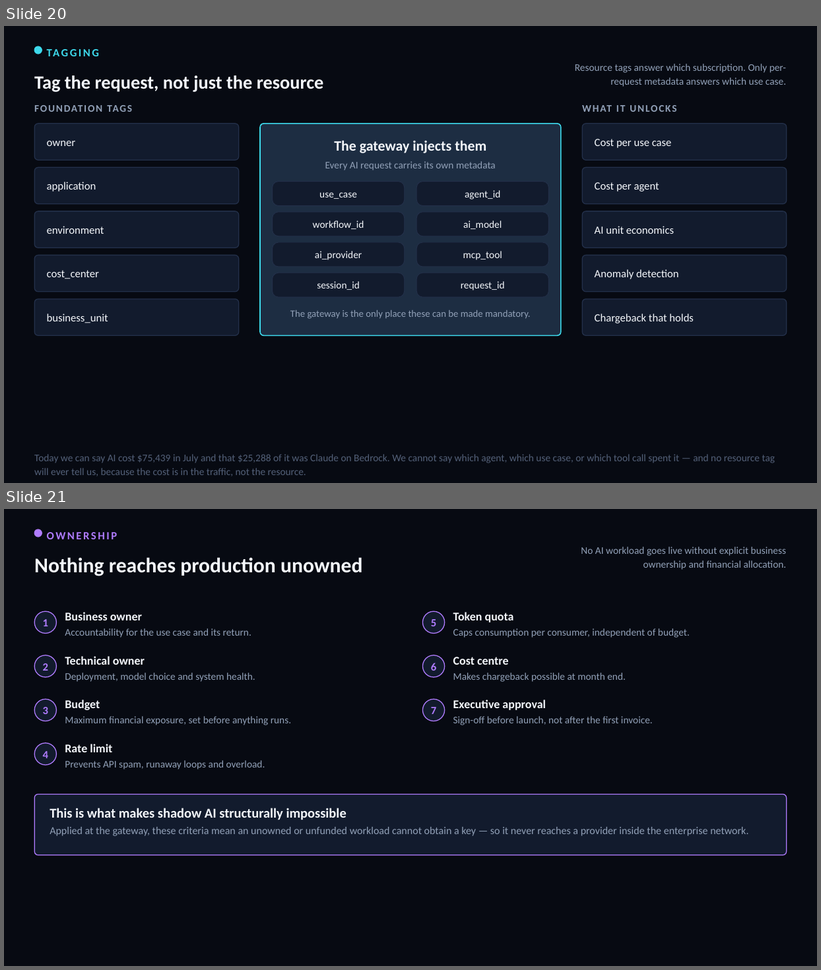
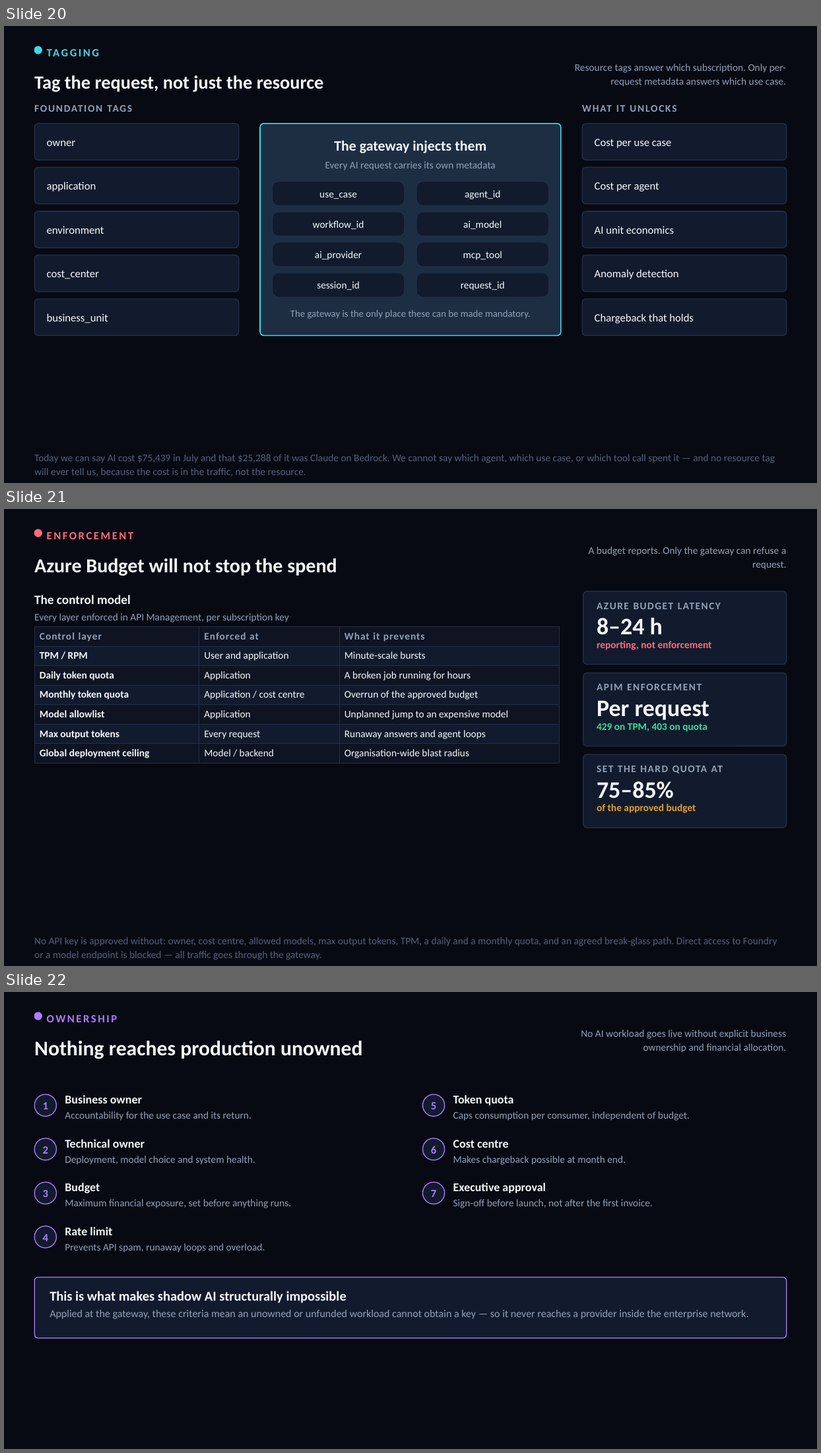
Before and after one commit to arielga5-code/Finops, a slide deck: deck/Harel_Cloud_Cost_CIO_v34.pptx. Shown one above the other, each under a label of ours: slides 20 and 21 before the commit, slides 20, 21 and 22 after it. The pictures are 821x970 and 821x1453 pixels, drawn with LibreOffice and Linux fonts; fonts in the diff are those of the drawing. Boxes give left, top, right and bottom in pixels: in the first picture for what was removed or moved away, otherwise in the second. Text is boxed around its words. In the diff, an @@ line names an element or a change of style, - is before the commit and + after.

```diff
--- a/deck/Harel_Cloud_Cost_CIO_v34.pptx
+++ b/deck/Harel_Cloud_Cost_CIO_v34.pptx
@@ slide 21 added at bbox=[4, 509, 817, 966], background #070A12 @@
@@ rectangle added at bbox=[4, 509, 817, 966], fill #070A12, outline #070A12 1 pt @@
@@ ellipse added at bbox=[34, 529, 42, 537], fill #FF6B7A, outline #FF6B7A 1 pt @@
@@ text added at bbox=[47, 532, 134, 539], 13 pt, text #FF6B7A, bold @@
+ENFORCEMENT
@@ text added at bbox=[589, 547, 786, 570], 12 pt, text #91A0B7 @@
+A budget reports. Only the gateway can refuse a request.
@@ text added at bbox=[34, 559, 337, 576], 23.3 pt, text #F4F7FB, bold @@
+Azure Budget will not stop the spend
@@ text added at bbox=[34, 595, 131, 604], 15 pt, text #F4F7FB, bold @@
+The control model
@@ rounded rectangle added at bbox=[583, 591, 787, 665], fill #121B2D, outline #23304A 1 pt @@
@@ text added at bbox=[597, 597, 773, 613], 12 pt, text #91A0B7, bold @@
+AZURE BUDGET LATENCY
@@ text added at bbox=[34, 613, 289, 623], 12 pt, text #91A0B7 @@
+Every layer enforced in API Management, per subscription key
@@ table added at bbox=[34, 626, 559, 761], 7 rows, 3 columns @@
+Control layer | Enforced at | What it prevents
+TPM / RPM | User and application | Minute-scale bursts
+Daily token quota | Application | A broken job running for hours
+Monthly token quota | Application / cost centre | Overrun of the approved budget
+Model allowlist | Application | Unplanned jump to an expensive model
+Max output tokens | Every request | Runaway answers and agent loops
+Global deployment ceiling | Model / backend | Organisation-wide blast radius
@@ text added at bbox=[597, 617, 663, 635], 28 pt, text #F4F7FB, bold @@
+8–24 h
@@ text added at bbox=[597, 641, 712, 650], 12 pt, text #FF6B7A, bold @@
+reporting, not enforcement
@@ rounded rectangle added at bbox=[583, 673, 787, 747], fill #121B2D, outline #23304A 1 pt @@
@@ text added at bbox=[597, 684, 623, 691], 12 pt, text #91A0B7, bold @@
+APIM ENFORCEMENT
@@ text added at bbox=[597, 700, 710, 720], 28 pt, text #F4F7FB, bold @@
+Per request
@@ text added at bbox=[597, 723, 708, 732], 12 pt, text #3DDC97, bold @@
+429 on TPM, 403 on quota
@@ rounded rectangle added at bbox=[583, 755, 787, 828], fill #121B2D, outline #23304A 1 pt @@
@@ text added at bbox=[597, 766, 723, 772], 12 pt, text #91A0B7, bold @@
+SET THE HARD QUOTA AT
@@ text added at bbox=[597, 782, 674, 799], 28 pt, text #F4F7FB, bold @@
+75–85%
@@ text added at bbox=[597, 804, 696, 813], 12 pt, text #E0A030, bold @@
+of the approved budget
@@ text added at bbox=[34, 937, 778, 960], 12 pt, text #536078 @@
+No API key is approved without: owner, cost centre, allowed models, max output tokens, TPM, a daily and a monthly quota, and an agreed break-glass path. Direct access to Foundry or a model endpoint is blocked — all traffic goes through the gateway.
@@ what was slide 21 is now slide 22 @@
```
Also in this commit, not shown: 12 slides changed, 2 other files.
